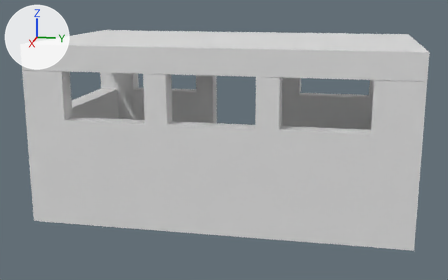
The FBX model Assets/Environment/Unique/Scene_A/SM_Elevator03.fbx as it was, and as the next commit left it.
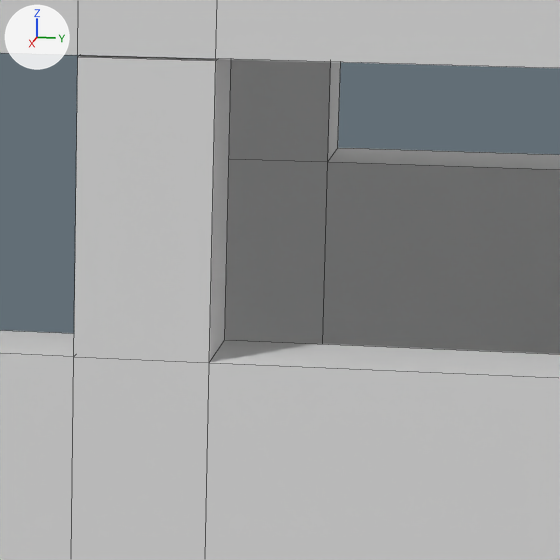
Each version is shown whole from a camera (50 mm lens) standing at (18.8, 3.48, 6.68) and looking at (0.16, -0.25, 2.02), then close up on the part from 54% to 76% of the width and 24% to 59% of the height. The axes (+X, +Y, +Z) are drawn at upper left. The lights are the same throughout. The close-ups show mesh edges as thin lines. Where no turn or scale is listed for an object, it has been applied to the vertices.

Objects in the first close-up: 'SM_Elevator03'.
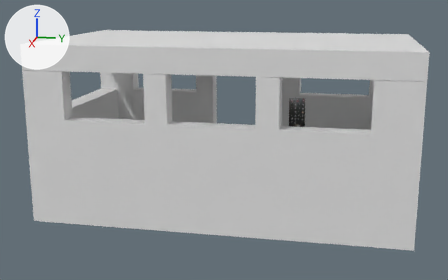
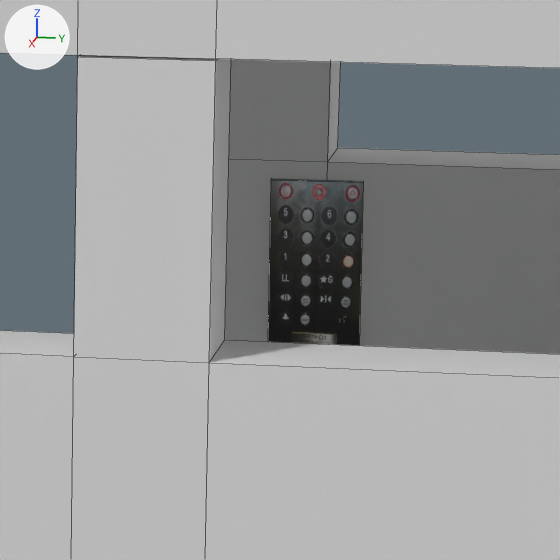
Location of each change, [x1, y1, x2, y2] in pixels of the close-ups (560 x 560 px):
part 1 of me_cube_167, added (black): after [268, 178, 363, 346]

What changed in the scene script:
```text
Add img_concorde_hotel_kl_jpg:
    img_concorde_hotel_kl_jpg = load_image('concorde-hotel-kl.jpg', '../../../Textures/Props/concorde-hotel-kl.jpg', 717, 1182, 'sRGB')
Add mat_material_030:
    mat_material_030 = principled_material('Material.030')
    mat_material_030.texture = img_concorde_hotel_kl_jpg
Change me_cube_167:
    used by ob_sm_elevator03; location = (0.0, 0.0, 0.0)
    verts and faces of me_cube_167; kept vertices keep their numbers, new ones are numbered from 240
    remove me_cube_167.from_pydata(...)  # 240 vertices, 236 faces; spans x -3.06..3.01, y -5.41..5.41, z 0.0..5.16
    add me_cube_167.from_pydata(...)  # 248 vertices, 242 faces; spans x -3.06..3.01, y -5.41..5.41, z 0.0..5.16
    me_cube_167 part 1
    add verts[240] = (-2.52, 1.53, 2.96)
    add verts[241] = (-2.46, 1.53, 2.96)  # pixel (270, 179)
    add verts[242] = (-2.46, 1.54, 1.91)
    add for new, old in zip([243, 244, 245], [240, 241, 242]): verts[new] = verts[old] + (0.0, 0.55, 0.01)
    add verts[246] = (-2.53, 1.54, 1.91)
    add verts[247] = (-2.53, 2.08, 1.92)
    add faces += [(240, 243, 247, 246), (241, 242, 245, 244), (240, 241, 244, 243), (240, 246, 242, 241), (242, 246, 247, 245), (243, 244, 245, 247)]  # mat_material_030 (picture img_concorde_hotel_kl_jpg)
    add me_cube_167.materials.append(mat_material_030)  # picture img_concorde_hotel_kl_jpg
```
